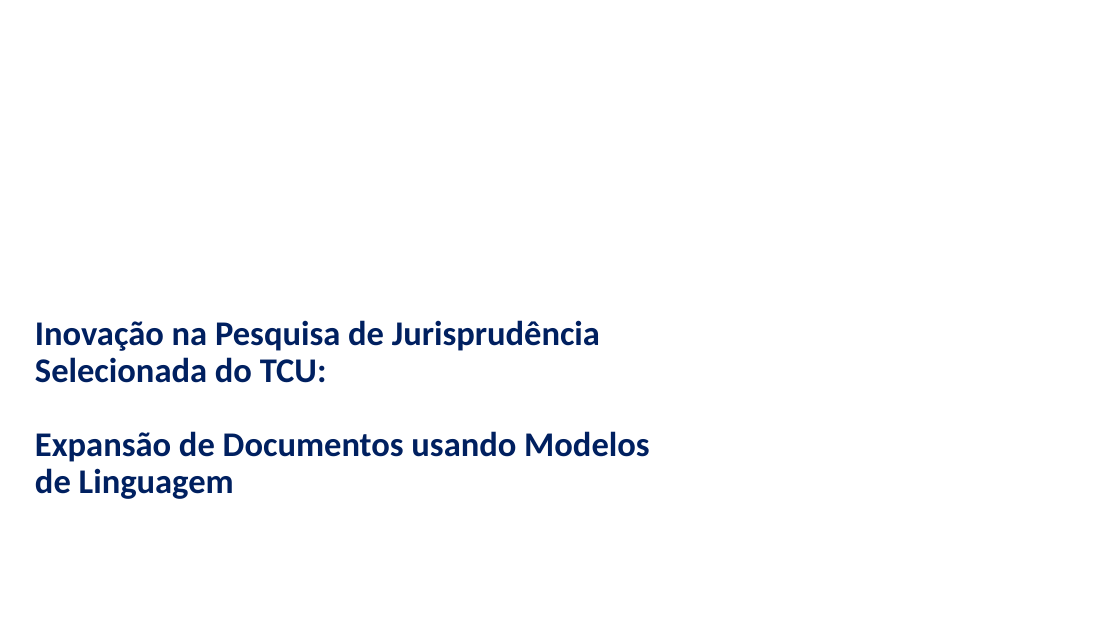
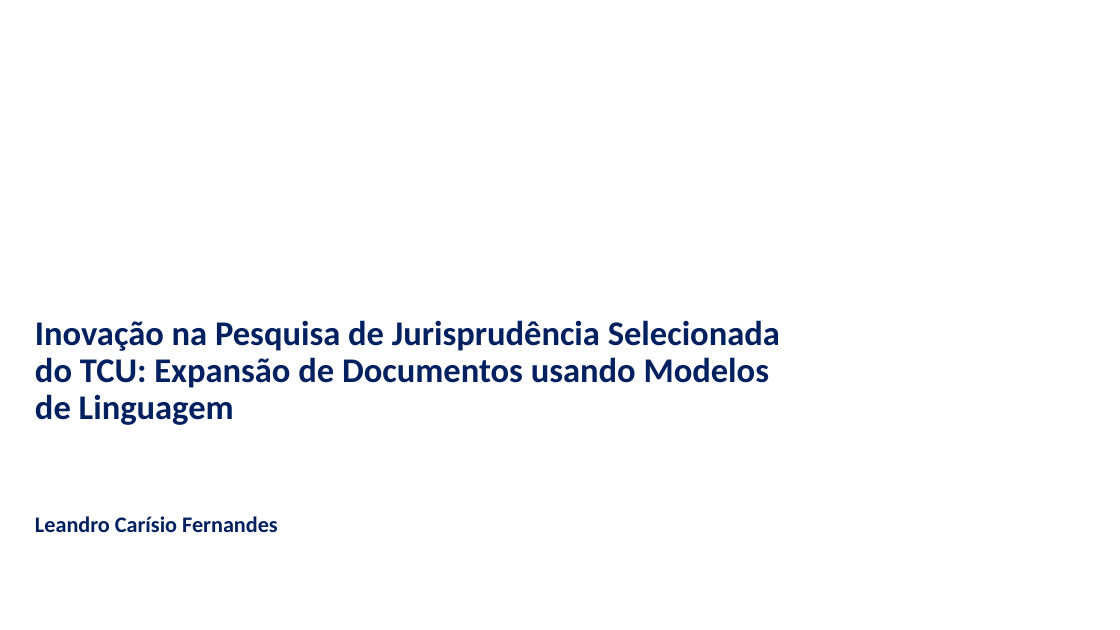
Before and after one commit to carisio/juris_tcu_expansao_doc, a slide deck: slide 1 of projeto_final/Apresentação.pptx. Drawn at 1120x630 pixels with LibreOffice and Linux fonts; fonts in the diff are those of the drawing; background and template pictures are left out. Boxes give left, top, right and bottom in pixels: in the first picture for what was removed or moved away, otherwise in the second. Text is boxed around its words. In the diff, an @@ line names an element or a change of style, - is before the commit and + after.

```diff
--- a/projeto_final/Apresentação.pptx
+++ b/projeto_final/Apresentação.pptx
@@ title at box(35, 320, 780, 532): text changed @@
-Inovação na Pesquisa de Jurisprudência Selecionada do TCU:
-Expansão de Documentos usando Modelos de Linguagem
+Inovação na Pesquisa de Jurisprudência Selecionada do TCU: Expansão de Documentos usando Modelos de Linguagem
+Leandro Carísio Fernandes
```
Also in this commit, not shown: 16 other slides changed, 1 slide added, 1 slide removed, 1 other file.
